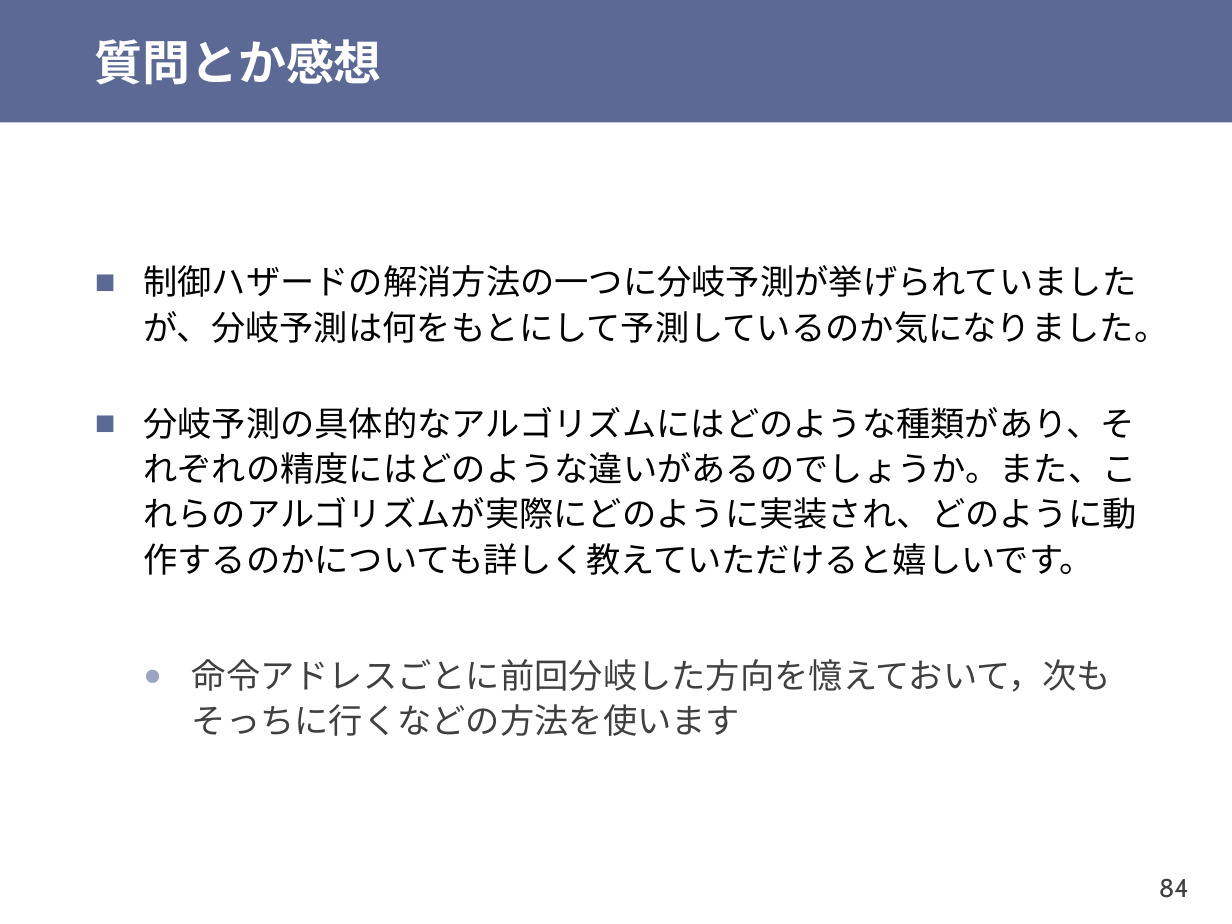
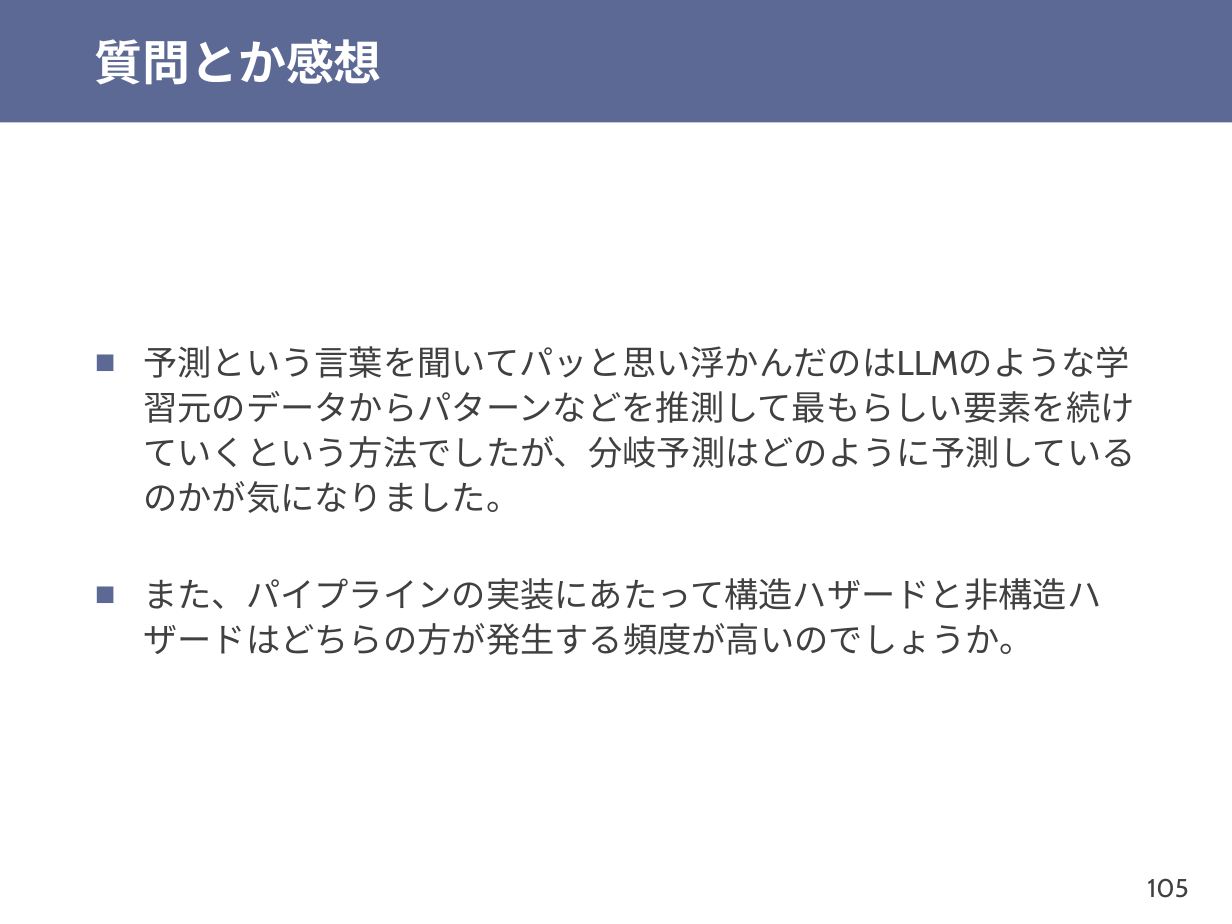
Before and after one commit to shioyadan/otya-computer-architecture-i, a slide deck: slide 105 of cai-shioya-07.pptx (slide 84 before the commit). Drawn at 1232x924 pixels with LibreOffice and Linux fonts; fonts in the diff are those of the drawing. Boxes give left, top, right and bottom in pixels: in the first picture for what was removed or moved away, otherwise in the second. Text is boxed around its words. In the diff, an @@ line names an element or a change of style, - is before the commit and + after.

```diff
--- a/cai-shioya-07.pptx
+++ b/cai-shioya-07.pptx
@@ text at box(143, 346, 1135, 655): text changed; font Noto Sans CJK JP to Cabin; text colour #000000 to #404040 @@
-■ 制御ハザードの解消方法の一つに分岐予測が挙げられていましたが、分岐予測は何をもとにして予測しているのか気になりました。
-■ 分岐予測の具体的なアルゴリズムにはどのような種類があり、それぞれの精度にはどのような違いがあるのでしょうか。また、これらのアルゴリズムが実際にどのように実装され、どのように動作するのかについても詳しく教えていただけると嬉しいです。
-  ● 命令アドレスごとに前回分岐した方向を憶えておいて，次もそっちに行くなどの方法を使います
+■ 予測という言葉を聞いてパッと思い浮かんだのはLLMのような学習元のデータからパターンなどを推測して最もらしい要素を続けていくという方法でしたが、分岐予測はどのように予測しているのかが気になりました。
+■ また、パイプラインの実装にあたって構造ハザードと非構造ハザードはどちらの方が発生する頻度が高いのでしょうか。
@@ page number at box(1147, 878, 1188, 898): text changed @@
-84
+105
```
Also in this commit, not shown: 26 other slides changed, 4 slides added, 2 slides removed, 1 other file.
